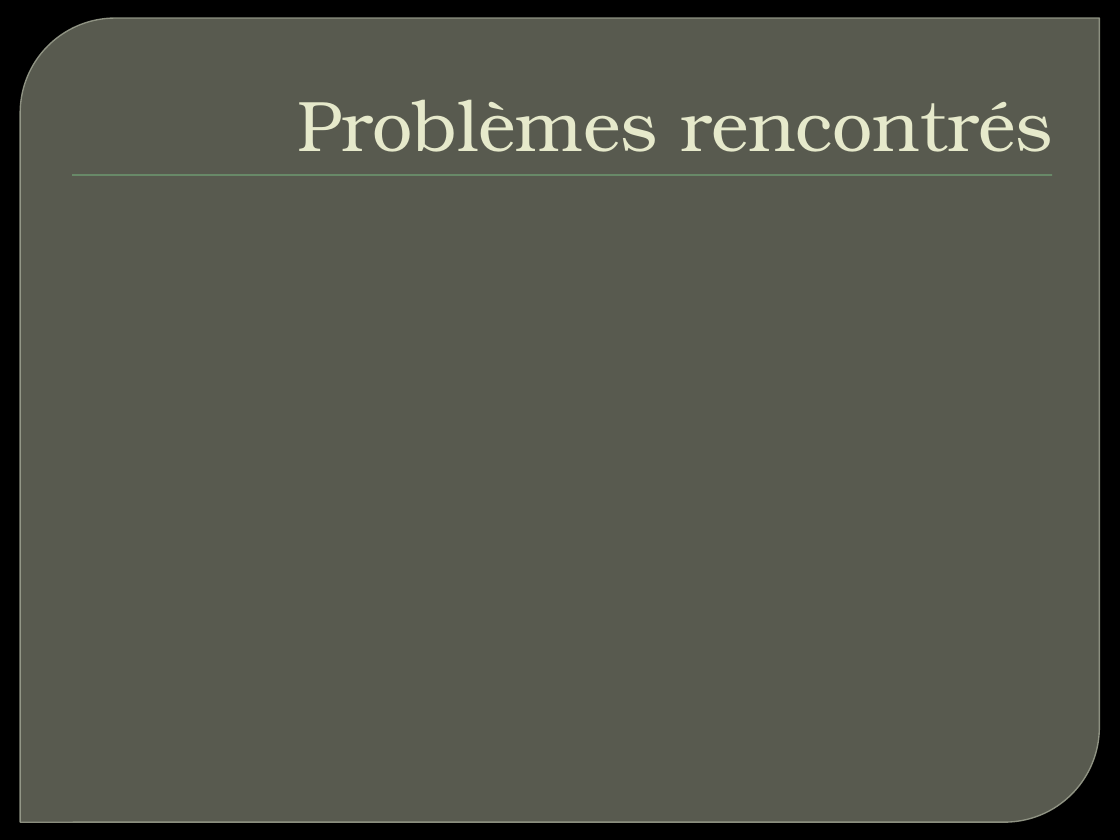
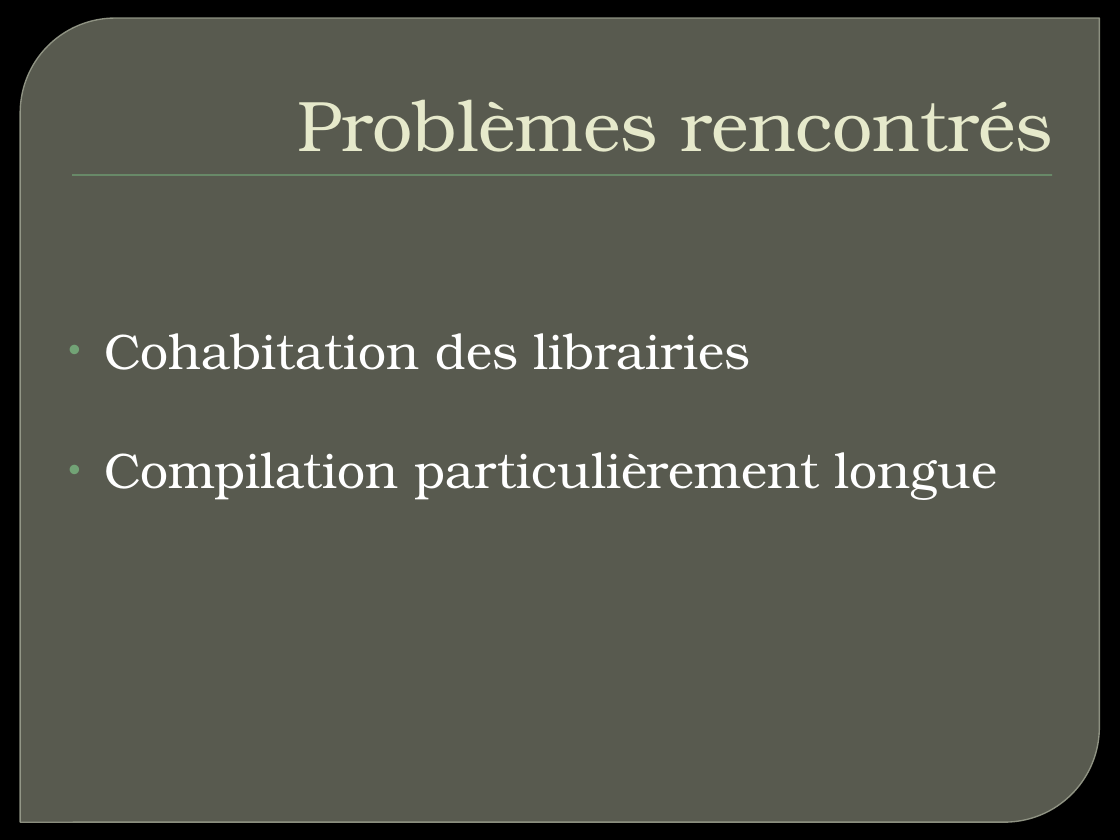
Before and after one commit to maresc-g/linumon, a slide deck: slide 7 of pfa.pptx (slide 6 before the commit). Drawn at 1120x840 pixels with LibreOffice and Linux fonts; fonts in the diff are those of the drawing; background and template pictures are left out. Boxes give left, top, right and bottom in pixels: in the first picture for what was removed or moved away, otherwise in the second. Text is boxed around its words. In the diff, an @@ line names an element or a change of style, - is before the commit and + after.

```diff
--- a/pfa.pptx
+++ b/pfa.pptx
@@ text added at (104, 333, 997, 500), 32 pt, text #FFFFFF @@
+• Cohabitation des librairies
+• Compilation particulièrement longue
```
Also in this commit, not shown: 3 other slides changed, 4 slides added, 3 slides removed.
